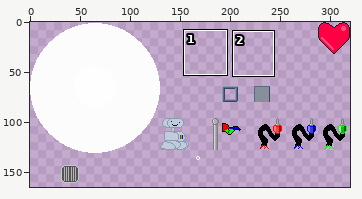
Two versions of one pixel-art file, Assets/Sprites/SpriteSheet2.aseprite. The picture above shows the old version from afar; the outline marks the close-up.
Close-up. Before the commit:
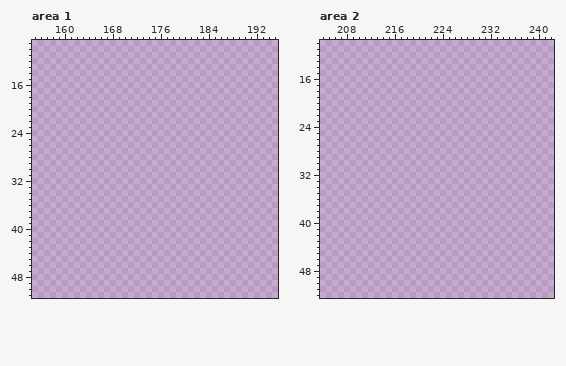
320x180 pixels, 1 frame. Colours within 5 levels of each other are drawn and written as one. Shown: area 1: x 155..195, y 9..51; area 2: x 204..242, y 10..52. The wide view leaves out empty margins.
New version:
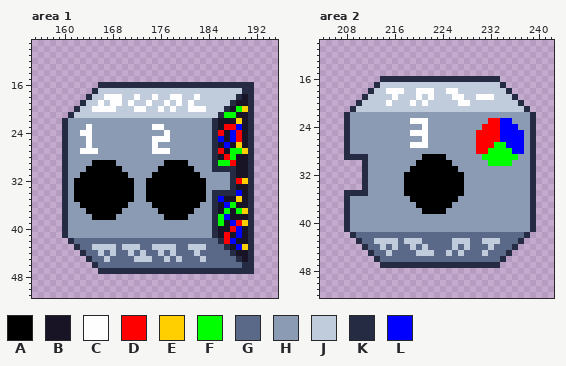
Palette (. is transparent): A #000000  B #181425  C #fffffffd  D #ff0000  E #ffcf00  F #00ff00  G #5a6988  H #8b9bb4  J #c0cbdc  K #262b44  L #0000ff
Log entry: New Port Sprites Added, Not Implemented Located under SpriteSheet2
The exact change:
layer "Layer 2" added
layer "Layer 3" added
Area 1, layer "Layer 2":
y 16: x 166..191 .......................... -> KKKKKKKKKKKKKKKKKKKKKKKKKK
y 17: x 165..191 ........................... -> KJJJJJJJJJJJJJJJJJJJJJJJJKK
y 18: x 164..191 ............................ -> KJJCCCJJCJJCJJCCJJCJJJJJJKBK
y 19: x 163..191 ............................. -> KJJCJCCJCJJCJJCJCJCJJJJJJKBBK
y 20: x 162..191 .............................. -> KJJCCCCJJJCCJJCJCJJCCCJJJKBFEK
y 21: x 161..191 ............................... -> KJJJJJJJJJJJJJJJJJJJJJJJJKFFBBK
y 22: x 160..191 ................................ -> KHHHHHHHHHHHHHHHHHHHHHHHHKBBBEBK
y 23: x 160..191 ................................ -> KHHHCHHHHHHHHHHCCHHHHHHHHKBDDLBK
y 24: x 160..191 ................................ -> KHHCCHHHHHHHHHHHHCHHHHHHHKDBLDBK
y 25: x 160..191 ................................ -> KHHHCHHHHHHHHHHCCCHHHHHHHKLBLDBK
y 26: x 160..191 ................................ -> KHHHCHHHHHHHHHHCHHHHHHHHHKBLBEBK
y 27: x 160..191 ................................ -> KHHCCCHHHHHHHHHCCCHHHHHHHKDBFFEK
y 28: x 160..191 ................................ -> KHHHHHHHHHHHHHHHHHHHHHHHHKBDFBBK
y 29: x 160..191 ................................ -> KHHHHAAAAHHHHHHHHAAAAHHHHKFFDBBK
y 30: x 160..191 ................................ -> KHHHAAAAAAHHHHHHAAAAAAHHHKKKKBBK
y 31: x 160..191 ................................ -> KHHAAAAAAAAHHHHAAAAAAAAHHHHHKBBK
y 32: x 160..191 ................................ -> KHAAAAAAAAAAHHAAAAAAAAAAHHHHKDEK
y 33: x 160..191 ................................ -> KHAAAAAAAAAAHHAAAAAAAAAAHHHHKBBK
y 34: x 160..191 ................................ -> KHAAAAAAAAAAHHAAAAAAAAAAHKKKKLBK
y 35: x 160..191 ................................ -> KHAAAAAAAAAAHHAAAAAAAAAAHKLBBEBK
y 36: x 160..191 ................................ -> KHHAAAAAAAAHHHHAAAAAAAAHHKBLFBBK
y 37: x 160..191 ................................ -> KHHHAAAAAAHHHHHHAAAAAAHHHKBFBFEK
y 38: x 160..191 ................................ -> KHHHHAAAAHHHHHHHHAAAAHHHHKFLBBBK
y 39: x 160..191 ................................ -> KHHHHHHHHHHHHHHHHHHHHHHHHKFBLDEK
y 40: x 160..191 ................................ -> KHHHHHHHHHHHHHHHHHHHHHHHHKBBDLBK
y 41: x 160..191 ................................ -> KHHHHHHHHHHHHHHHHHHHHHHHHKBDBLBK
y 42: x 161..191 ............................... -> KGGGGGGGGGGGGGGGGGGGGGGGGKDLBBK
y 43: x 162..191 .............................. -> KGGJJJJGJJJGGJJJJGGJJJGGGKBLEK
y 44: x 163..191 ............................. -> KGGJGJGGJGJGGJGJGGGJGGGGGKBBK
y 45: x 164..191 ............................ -> KGGJGGGGJJJGGJGJGGGJGGGGGKBK
y 46: x 165..191 ........................... -> KGGGGGGGGGGGGGGGGGGGGGGGGKK
y 47: x 166..191 .......................... -> KKKKKKKKKKKKKKKKKKKKKKKKKK
Area 2, layer "Layer 3":
y 16: x 214..233 .................... -> KKKKKKKKKKKKKKKKKKKK
y 17: x 213..234 ...................... -> KJJJJJJJJJJJJJJJJJJJJK
y 18: x 212..235 ........................ -> KJJCCCJJCCCJJCCJJJJJJJJK
y 19: x 211..236 .......................... -> KJJJJCJJJCJCJJJCCJJCCCJJJK
y 20: x 210..237 ............................ -> KJJJJCJJJCJCJJJJJCCJJJJJJJJK
y 21: x 209..238 .............................. -> KJJJJJJJJJJJJJJJJJJJJJJJJJJJJK
y 22: x 208..239 ................................ -> KHHHHHHHHHHHHHHHHHHHHHHHHHHHHHHK
y 23: x 208..239 ................................ -> KHHHHHHHHHHCCCHHHHHHHHHHDDLLHHHK
y 24: x 208..239 ................................ -> KHHHHHHHHHHHHCHHHHHHHHHDDDLLLHHK
y 25: x 208..239 ................................ -> KHHHHHHHHHHCCCHHHHHHHHDDDDLLLLHK
y 26: x 208..239 ................................ -> KHHHHHHHHHHHHCHHHHHHHHDDDDLLLLHK
y 27: x 208..239 ................................ -> KHHHHHHHHHHCCCHHHHHHHHDDDFFLLLHK
y 28: x 208..239 ................................ -> KHHHHHHHHHHHHHHHHHHHHHDDFFFFLLHK
y 29: x 208..239 ................................ -> KKKKHHHHHHHHHAAAAHHHHHHFFFFFFHHK
y 30: x 211..239 ............................. -> KHHHHHHHHAAAAAAHHHHHHFFFFHHHK
y 31: x 211..239 ............................. -> KHHHHHHHAAAAAAAAHHHHHHHHHHHHK
y 32..34: x 211..239 ............................. -> KHHHHHHAAAAAAAAAAHHHHHHHHHHHK
y 35: x 208..239 ................................ -> KKKKHHHHHHAAAAAAAAAAHHHHHHHHHHHK
y 36: x 208..239 ................................ -> KHHHHHHHHHHAAAAAAAAHHHHHHHHHHHHK
y 37: x 208..239 ................................ -> KHHHHHHHHHHHAAAAAAHHHHHHHHHHHHHK
y 38: x 208..239 ................................ -> KHHHHHHHHHHHHAAAAHHHHHHHHHHHHHHK
y 39..41: x 208..239 ................................ -> KHHHHHHHHHHHHHHHHHHHHHHHHHHHHHHK
y 42: x 209..238 .............................. -> KGGGGGGGGGGGGGGGGGGGGGGGGGGGGK
y 43: x 210..237 ............................ -> KGGJJJJGJJJGGGGGJJJGGJJJGGGK
y 44: x 211..236 .......................... -> KGGJGJGGJGJGGGGJGJGGGJGGGK
y 45: x 212..235 ........................ -> KGGJGGGGJJJGGJGJGGGJGGGK
y 46: x 213..234 ...................... -> KGGGGGGGGGGGGGGGGGGGGK
y 47: x 214..233 .................... -> KKKKKKKKKKKKKKKKKKKK
Pixel boxes of the changes (left, top, right, bottom) in both close-ups:
added: (62, 82, 254, 274)
added: (344, 76, 536, 268)
